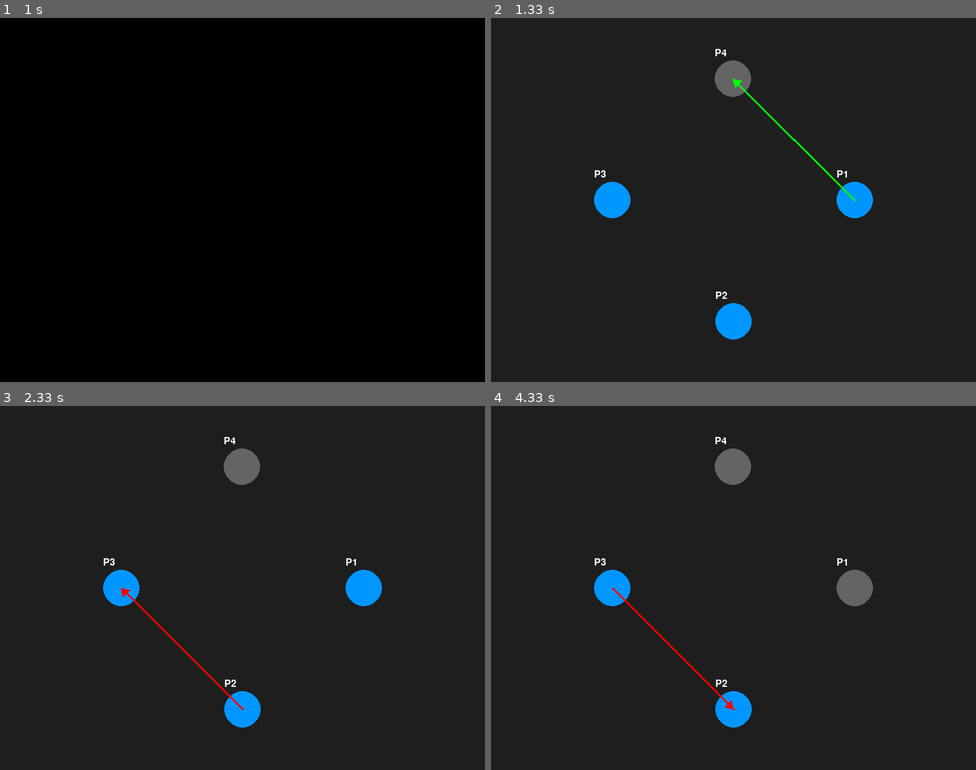
Above: before the commit, frames 1-4 (two rows, left to right).
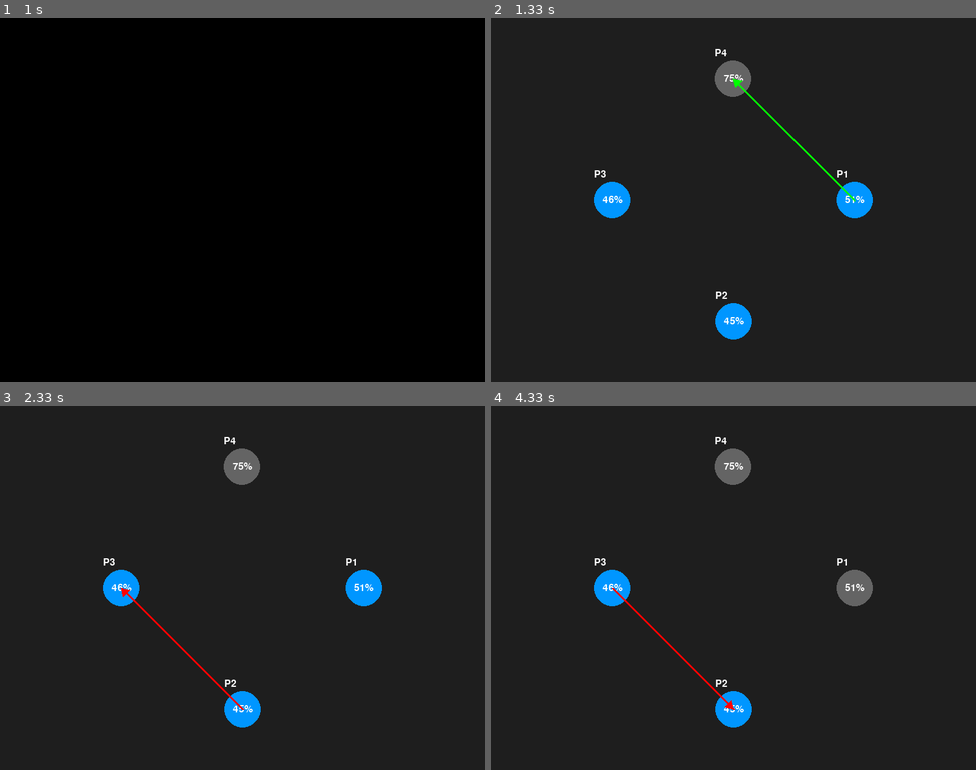
Above: after the commit, the same moments.

Repository: DanNgobe/nuel-sim
Game: pygame game, started from main.py
Same seed, same stepped clock (60 frames per second), same inputs: the game is played once before the commit and once after it.
Inputs:
- Up to frame 1 (1 s): no input
- Up to frame 2 (1.33 s): no input
- Up to frame 3 (2.33 s): no input
- Up to frame 4 (4.33 s): no input

Frame 1 is identical in both runs. In frame 2, 0.2% of the frame differs, in the area x 23-77%, y 15-85%; in frame 3, 0.2%; in frame 4, 0.2%.

Commit message:
feat: display shooting accuracy

Diff:
--- a/visual/pygame_visual.py
+++ b/visual/pygame_visual.py
@@ -31,9 +31,19 @@
     for p in players:
         color = COLOR_PLAYER_ALIVE if p.alive else COLOR_PLAYER_DEAD
         pygame.draw.circle(screen, color, (int(p.x), int(p.y)), PLAYER_RADIUS)
+
         font = pygame.font.SysFont(None, 24)
-        label = font.render(p.name, True, (255, 255, 255))
-        screen.blit(label, (p.x - PLAYER_RADIUS, p.y - PLAYER_RADIUS - 20))
+
+        # Render player name above the circle
+        name_label = font.render(p.name, True, (255, 255, 255))
+        screen.blit(name_label, (p.x - PLAYER_RADIUS, p.y - PLAYER_RADIUS - 20))
+
+        # Render marksmanship inside the circle (centered)
+        accuracy_text = f"{int(p.accuracy * 100)}%"
+        acc_label = font.render(accuracy_text, True, (255, 255, 255))
+        text_rect = acc_label.get_rect(center=(p.x, p.y))
+        screen.blit(acc_label, text_rect)
+
 
     # Draw last shot (shooter -> target)
     if history:
